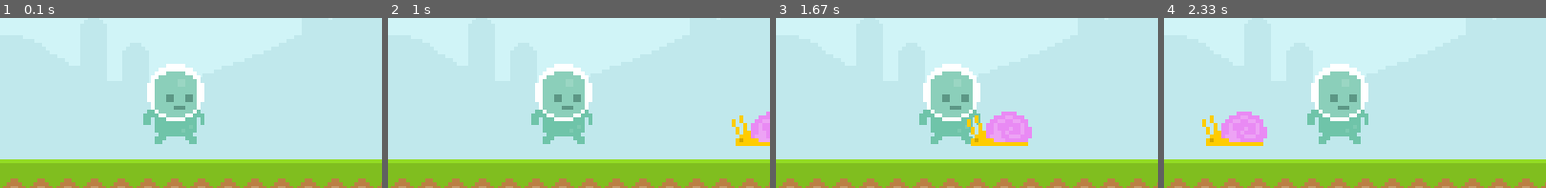
Above: before the commit, frames 1-4 (left to right).
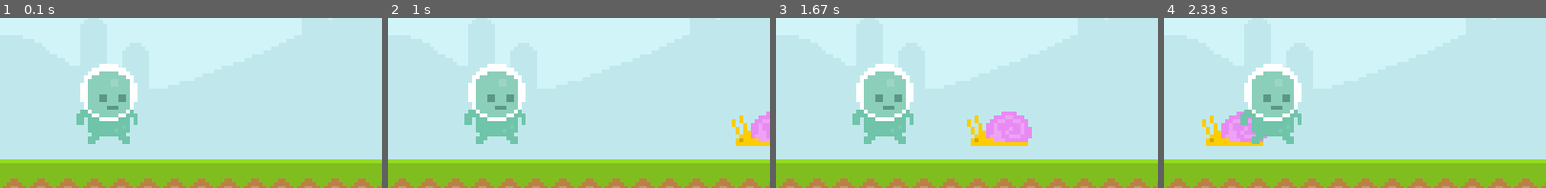
Above: after the commit, the same moments.

Repository: bbaird5/pygame_tutorial
Game: pygame game, started from main.py
The game is run twice, just before and just after one commit, with the same random seed, the same clock (stepped at 60 frames per second) and the same inputs.
Inputs:
- Up to frame 1 (0.1 s): no input
- Up to frame 2 (1 s): no input
- Up to frame 3 (1.67 s): no input
- Up to frame 4 (2.33 s): no input
The pictures show only the part of the screen within x 0-50%, y 30-80%; the shares and areas given below are measured in that part.

The runs differ from the first frame. In frame 1, 11% of the frame differs, in the area x 20-54%, y 26-75%; in frame 2, 11%; in frame 3, 11%; in frame 4, 11%.

Commit message:
Changed player location

Diff:
--- a/main.py
+++ b/main.py
@@ -33,12 +33,12 @@
     screen.blit(sky_surface, (0, 0))
     screen.blit(ground_surface, (0, 300))
     screen.blit(text_surface, (300, 50))
-    screen.blit(player_surface, (150, 200))
+
     snail_x_pos -= 4
     if snail_x_pos < -200:
         snail_x_pos = 800
     screen.blit(snail_guy, (snail_x_pos, snail_y_pos))
-
+    screen.blit(player_surface, (80, 200))
 
 
     # update everything
